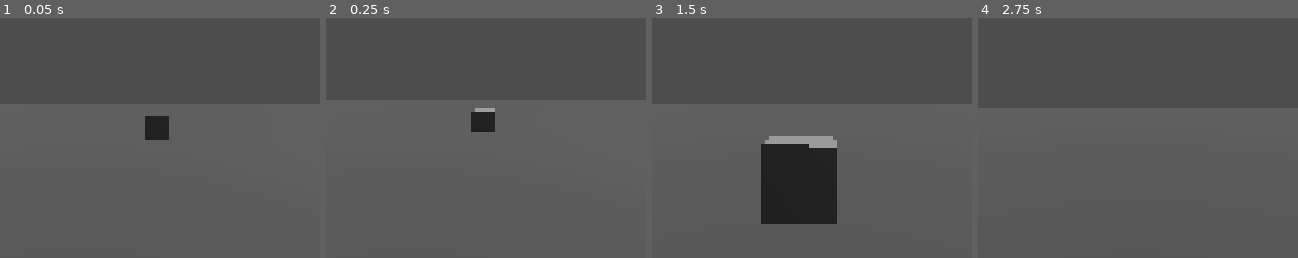
Above: before the commit, frames 1-4 (left to right).
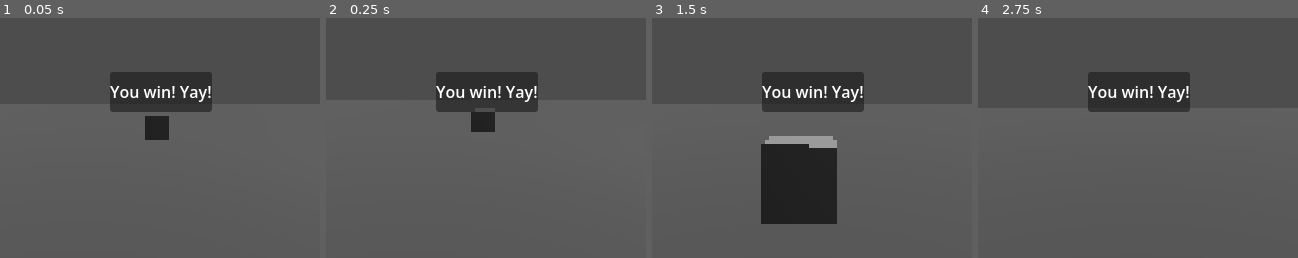
Above: after the commit, the same moments.

Repository: feargrinn/spacejam2026
Game: Godot game, scene res://scenes/test_scene.tscn
Same seed, same stepped clock (60 frames per second), same inputs: the game is played once before the commit and once after it. This scene is started directly instead of the project's main scene.
Inputs (mouse positions are % of the whole screen's width and height, from its top left):
- Up to frame 1 (0.05 s): no input
- Up to frame 2 (0.25 s): no input
- Up to frame 3 (1.5 s): move the mouse to (55, 50) at 0.52 s; hold W (move_forward) from 0.53 s (still down); tap E (interact) at 0.6, 1.35 s; tap Space (jump) at 0.77 s; move the mouse to (45, 50) at 1.27 s
- Up to frame 4 (2.75 s): keep holding W (move_forward); tap Space (jump) at 1.52 s; move the mouse to (52, 48) at 2.02 s; tap E (interact) at 2.1 s
The pictures show only the part of the screen within x 25-75%, y 35-85%; the shares and areas given below are measured in that part.

The runs differ from the first frame. In frame 1, 5.2% of the frame differs, in the area x 34-67%, y 22-40%; in frame 2, 5.2%; in frame 3, 5.2%; in frame 4, 5.2%.

Commit message:
Disabled importing .blend files

Diff:
--- a/project.godot
+++ b/project.godot
@@ -22,6 +22,7 @@
 [autoload]
 
 GroupHandler="*uid://chylnuy3sox1g"
+Panner="*uid://j6m48ly5ksks"
 
 [display]
 
@@ -29,6 +30,10 @@
 window/size/viewport_height=480
 window/size/window_width_override=640
 window/size/window_height_override=480
+
+[filesystem]
+
+import/blender/enabled=false
 
 [global_group]
 
@@ -87,6 +92,11 @@
 "events": [Object(InputEventKey,"resource_local_to_scene":false,"resource_name":"","device":-1,"window_id":0,"alt_press …(192 unchanged characters)…
 ]
 }
+toggle_control_panel={
+"deadzone": 0.2,
+"events": [Object(InputEventKey,"resource_local_to_scene":false,"resource_name":"","device":-1,"window_id":0,"alt_pressed":false,"shift_pressed":false,"ctrl_pressed":false,"meta_pressed":false,"pressed":false,"keycode":0,"physical_keycode":4194306,"key_label":0,"unicode":0,"location":0,"echo":false,"script":null)
+]
+}
 
 [physics]
 
--- a/scenes/test_scene.tscn
+++ b/scenes/test_scene.tscn
@@ -96,16 +96,15 @@
 
 [node name="PanelContainer" type="PanelContainer" parent="." unique_id=891503130]
 unique_name_in_owner = true
-visible = false
 anchors_preset = 8
 anchor_left = 0.5
 anchor_top = 0.5
 anchor_right = 0.5
 anchor_bottom = 0.5
-offset_left = -291.0
-offset_top = -200.0
-offset_right = -189.0
-offset_bottom = -160.0
+offset_left = -51.0
+offset_top = -20.0
+offset_right = 51.0
+offset_bottom = 20.0
 grow_horizontal = 2
 grow_vertical = 2
 
Not shown, changed: assets/cat.blend.import
